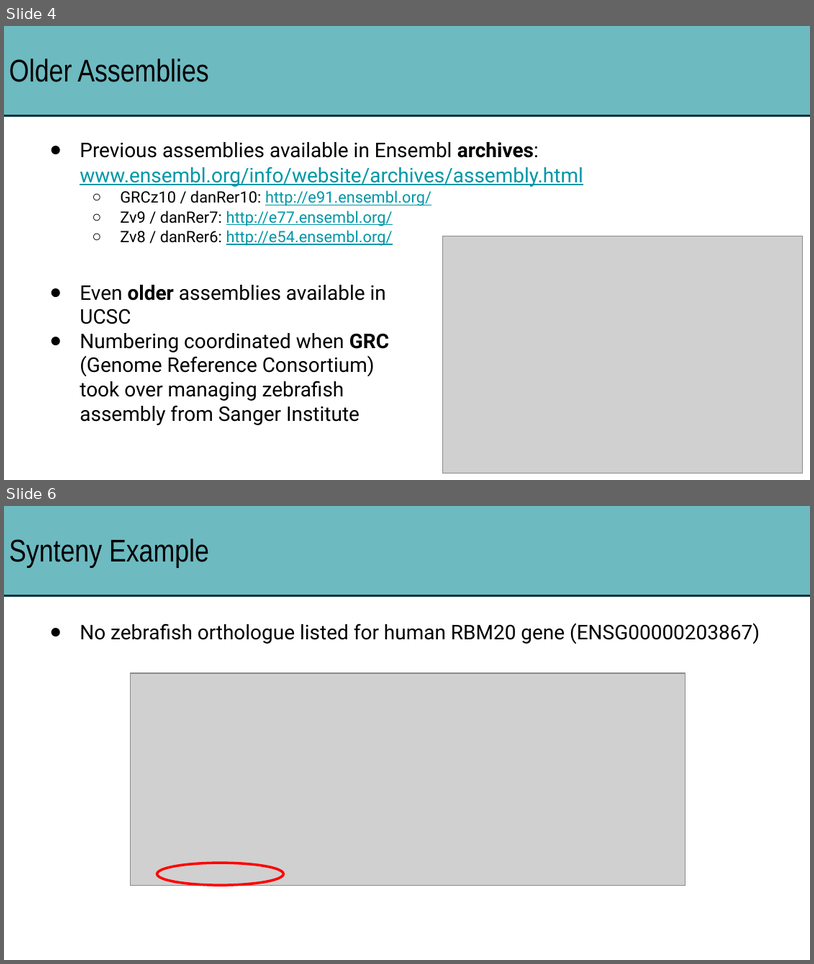
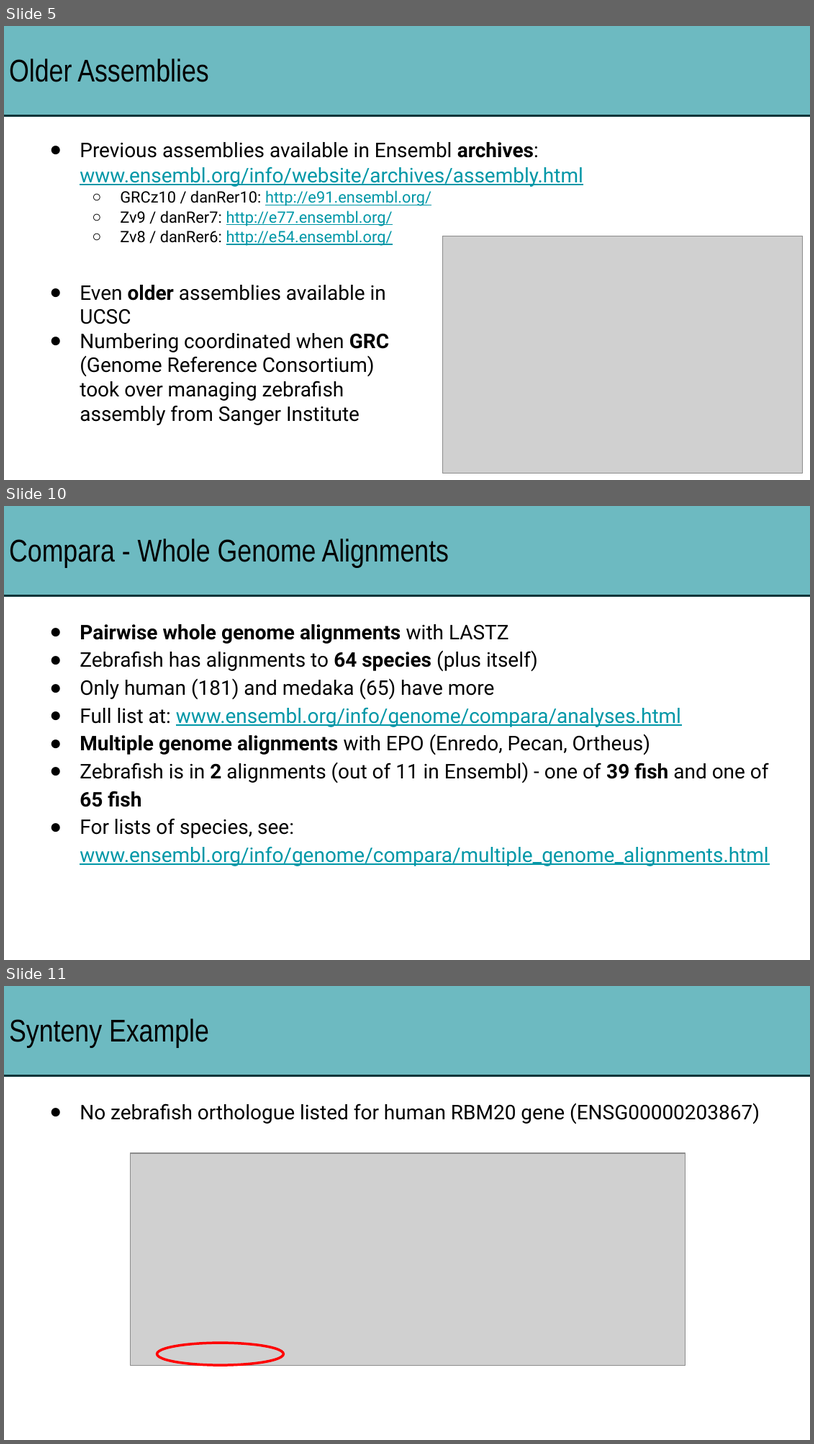
Before and after one commit to iansealy/funcgen2022, a slide deck: downloads/ensembl-extra.pptx. Shown one above the other, each under a label of ours: slides 4 and 6 before the commit, slides 5, 10 and 11 after it; the slides between them are not shown. The pictures are 814x964 and 814x1444 pixels, drawn with LibreOffice and Linux fonts; fonts in the diff are those of the drawing; grey boxes stand for pictures. Boxes give left, top, right and bottom in pixels: in the first picture for what was removed or moved away, otherwise in the second. Text is boxed around its words. In the diff, an @@ line names an element or a change of style, - is before the commit and + after.

```diff
--- a/downloads/ensembl-extra.pptx
+++ b/downloads/ensembl-extra.pptx
@@ slide 10 added at (4, 506, 810, 960), background #FFFFFF @@
@@ title added at (4, 506, 810, 596), fill #6DBAC1, outline #0D3539 1.5 pt, 28 pt, text #000000 @@
+Compara - Whole Genome Alignments
@@ text added at (80, 624, 769, 866), 18 pt, text #000000 @@
+● Pairwise whole genome alignments with LASTZ
+● Zebrafish has alignments to 64 species (plus itself)
+● Only human (181) and medaka (65) have more
+● Full list at: www.ensembl.org/info/genome/compara/analyses.html
+● Multiple genome alignments with EPO (Enredo, Pecan, Ortheus)
+● Zebrafish is in 2 alignments (out of 11 in Ensembl) - one of 39 fish and one of 65 fish
+● For lists of species, see: www.ensembl.org/info/genome/compara/multiple_genome_alignments.html
@@ what was slide 4 is now slide 5 @@
@@ what was slide 6 is now slide 11 @@
```
Also in this commit, not shown: 2 slides changed, 4 other slides added, 1 other file.
